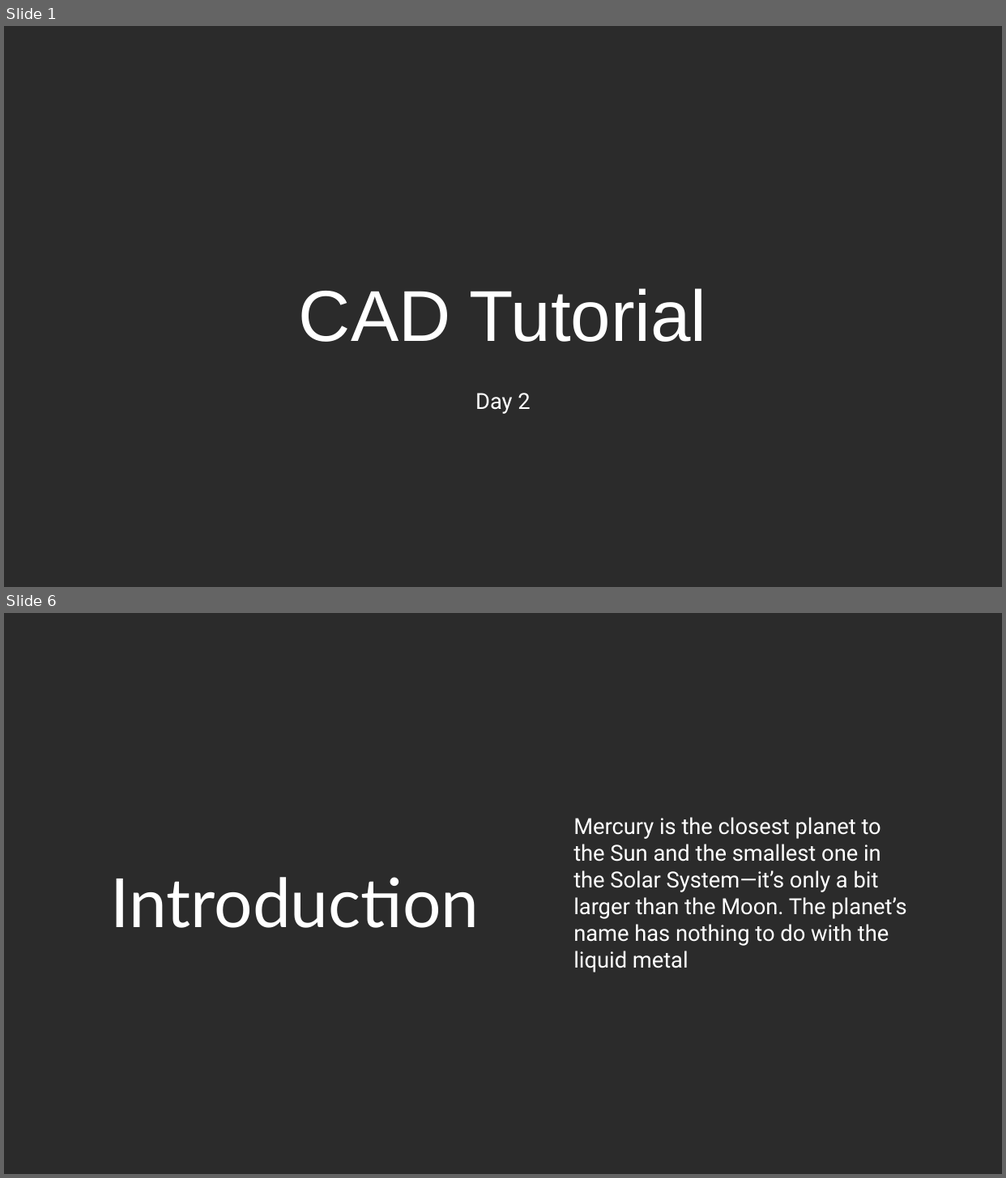
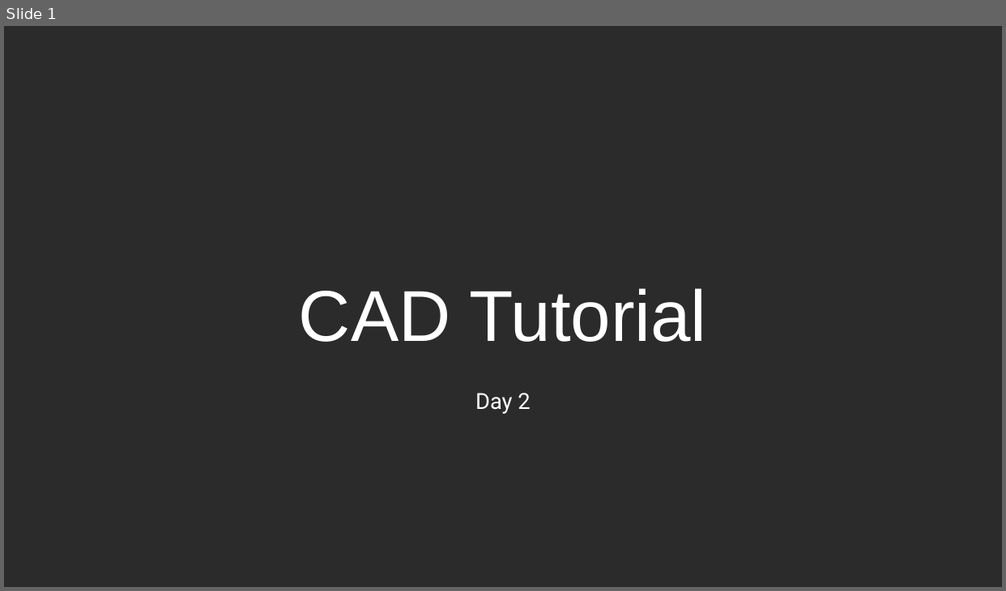
Before and after one commit to usedgenes/Rocketry-Advanced-Curriculum, a slide deck: Daily Lesson Plans/Day 2/Day 2.pptx. Shown one above the other, each under a label of ours: slides 1 and 6 before the commit, slide 1 after it; the slides between them are not shown. The pictures are 1006x1178 and 1006x591 pixels, drawn with LibreOffice and Linux fonts; fonts in the diff are those of the drawing; background and template pictures are left out; a plain dark background stands for a picture behind light text. Boxes give left, top, right and bottom in pixels: in the first picture for what was removed or moved away, otherwise in the second. Text is boxed around its words. In the diff, an @@ line names an element or a change of style, - is before the commit and + after.

```diff
--- a/Daily Lesson Plans/Day 2/Day 2.pptx
+++ b/Daily Lesson Plans/Day 2/Day 2.pptx
@@ slide 6 removed at bbox=[4, 613, 1002, 1174], background picture (left out) @@
@@ subtitle removed at bbox=[573, 817, 906, 973] @@
-Mercury is the closest planet to the Sun and the smallest one in the Solar System—it’s only a bit larger than the Moon. The planet’s name has nothing to do with the liquid metal
@@ title removed at bbox=[111, 877, 479, 928] @@
-Introduction
```
Also in this commit, not shown: 1 slide changed, 1 slide added, 6 other slides removed, 17 other files.
